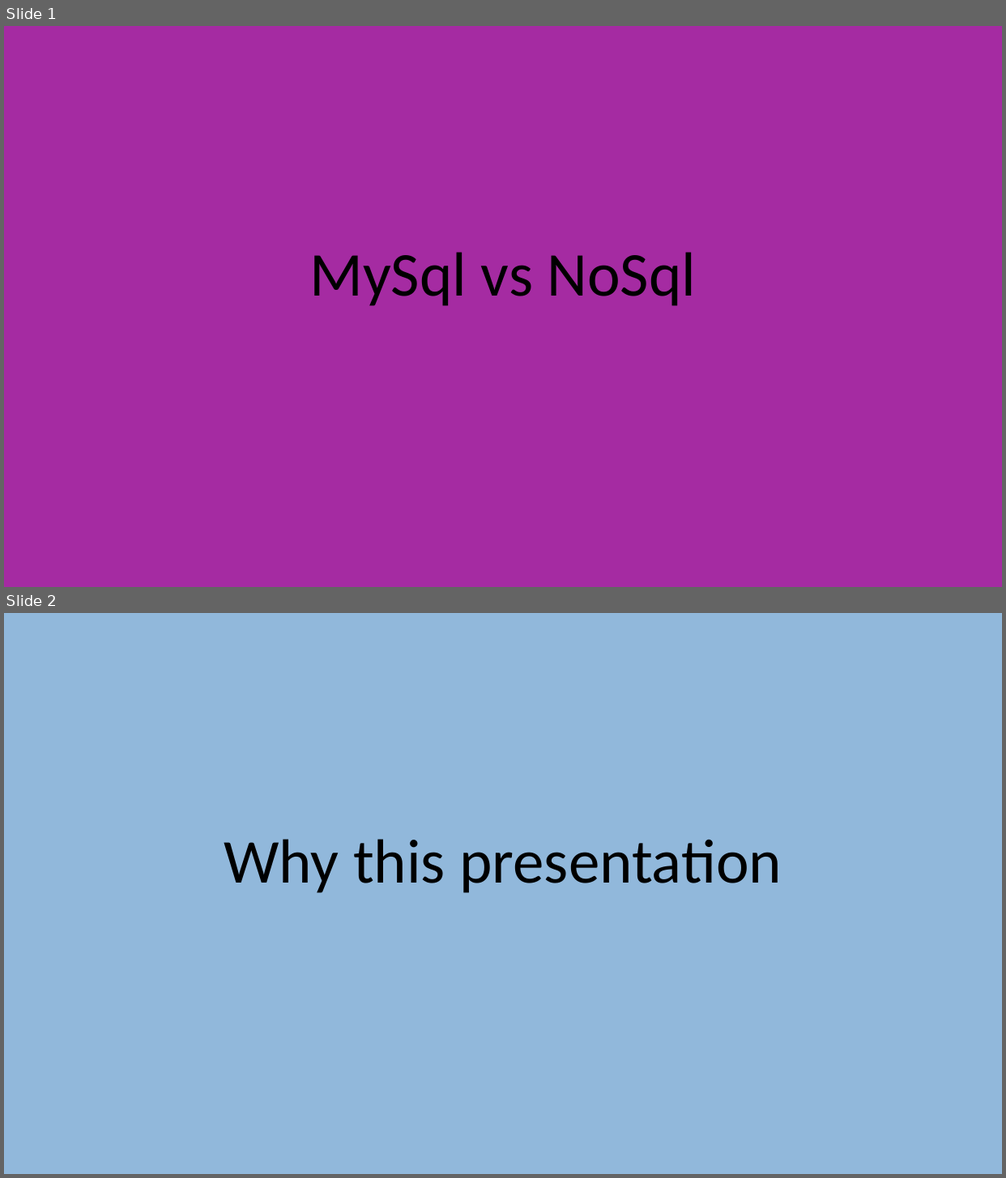
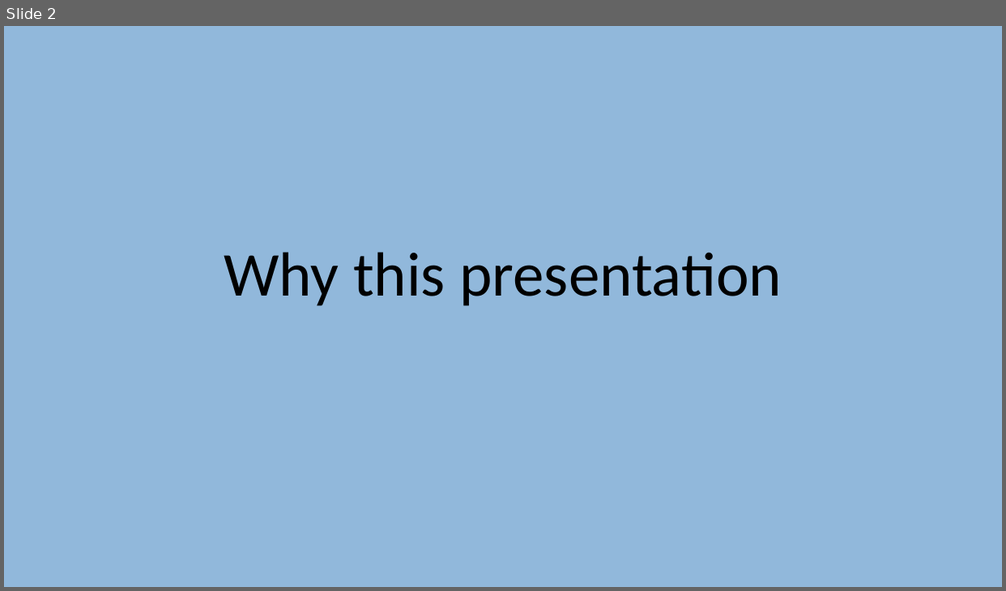
Before and after one commit to EmanueleCitarella/presentationAS, a slide deck: Sql vs NoSql.pptx. Shown one above the other, each under a label of ours: slides 1 and 2 before the commit, slide 2 after it. The pictures are 1006x1178 and 1006x591 pixels, drawn with LibreOffice and Linux fonts; fonts in the diff are those of the drawing. Boxes give left, top, right and bottom in pixels: in the first picture for what was removed or moved away, otherwise in the second. Text is boxed around its words. In the diff, an @@ line names an element or a change of style, - is before the commit and + after.

```diff
--- a/Sql vs NoSql.pptx
+++ b/Sql vs NoSql.pptx
@@ slide 1 removed at <box>4,26,1002,587</box>, background #A52BA2 @@
@@ title removed at <box>309,252,697,306</box> @@
-MySql vs NoSql
```
Also in this commit, not shown: 5 slides changed, 2 slides added, 1 other file.
